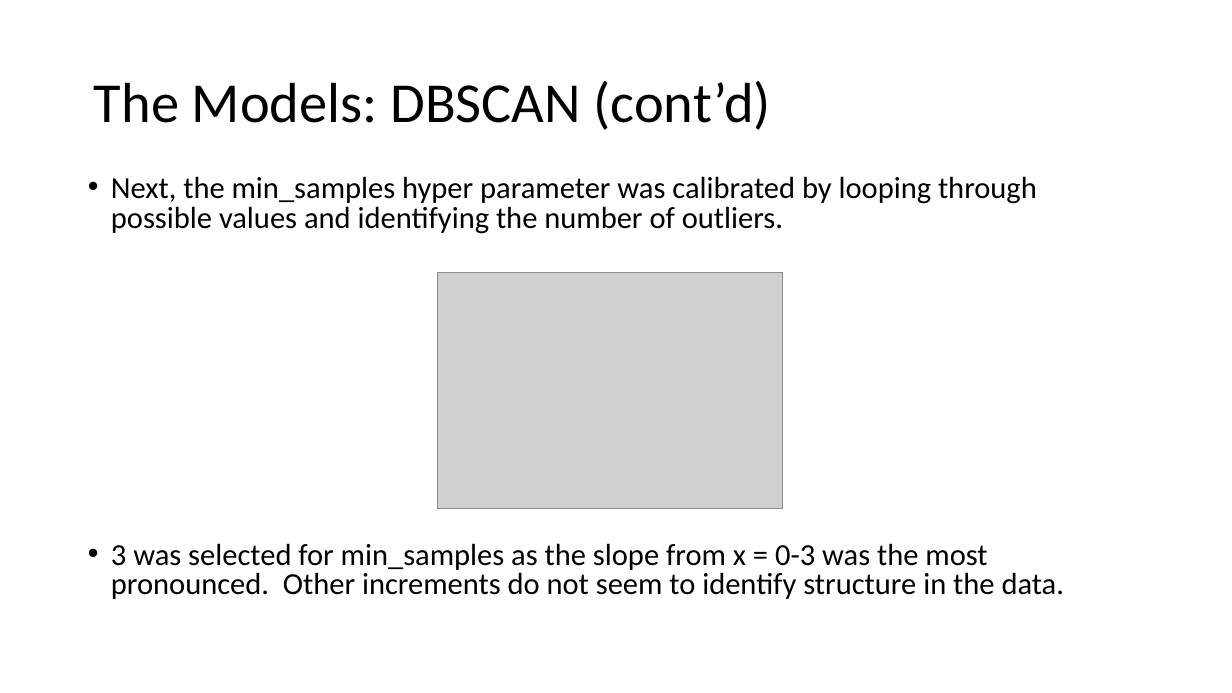
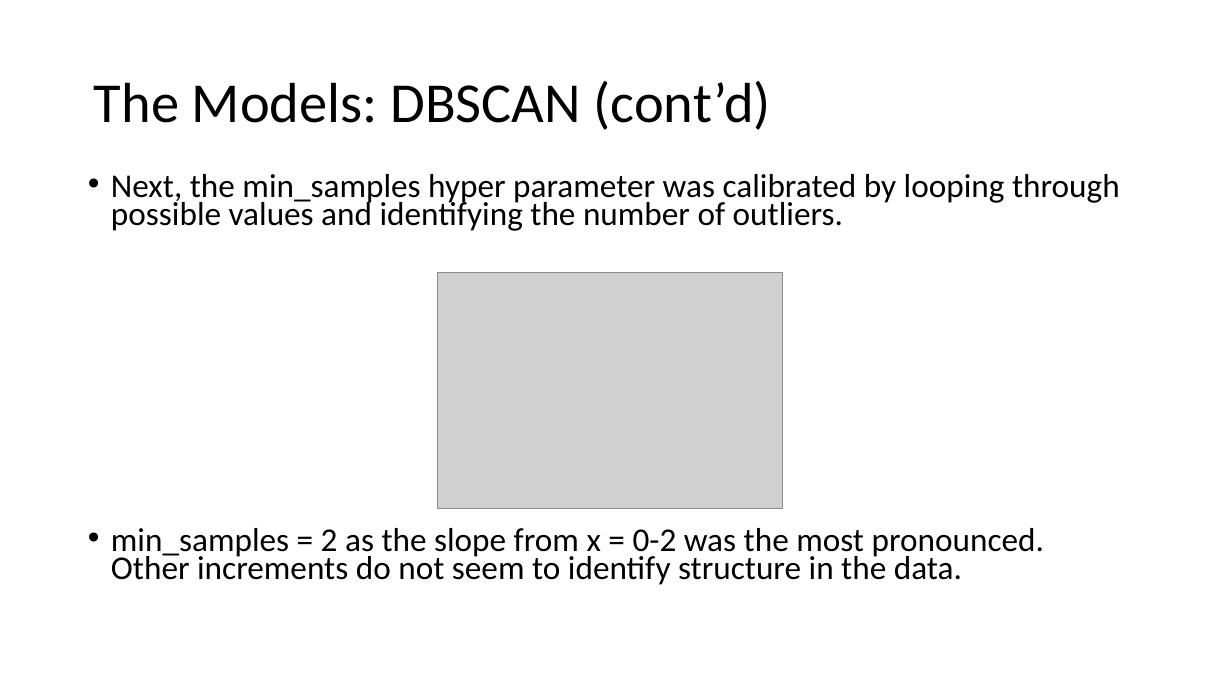
Before and after one commit to M-Matrona/IBM-Machine-Learning-Course, a slide deck: slide 14 of Course_4_Unsupervised_Learning/Classification_Project_Body_Fat_Prediction.pptx. Drawn at 1232x693 pixels with LibreOffice and Linux fonts; fonts in the diff are those of the drawing; grey boxes stand for pictures. Boxes give left, top, right and bottom in pixels: in the first picture for what was removed or moved away, otherwise in the second. Text is boxed around its words. In the diff, an @@ line names an element or a change of style, - is before the commit and + after.

```diff
--- a/Course_4_Unsupervised_Learning/Classification_Project_Body_Fat_Prediction.pptx
+++ b/Course_4_Unsupervised_Learning/Classification_Project_Body_Fat_Prediction.pptx
@@ text at (111, 174, 1120, 231): size 23.8 to 25.9 pt in "Next, the min_samples hyper parameter was calibrated ..."; line spacing 0.8 to 0.7 @@
@@ text at (111, 528, 1044, 585): text changed; size 23.8 to 25.9 pt @@
-• 3 was selected for min_samples as the slope from x = 0-3 was the most pronounced. Other increments do not seem to identify structure in the data.
+• min_samples = 2 as the slope from x = 0-2 was the most pronounced. Other increments do not seem to identify structure in the data.
```
Also in this commit, not shown: 9 other slides changed, 15 other files.
